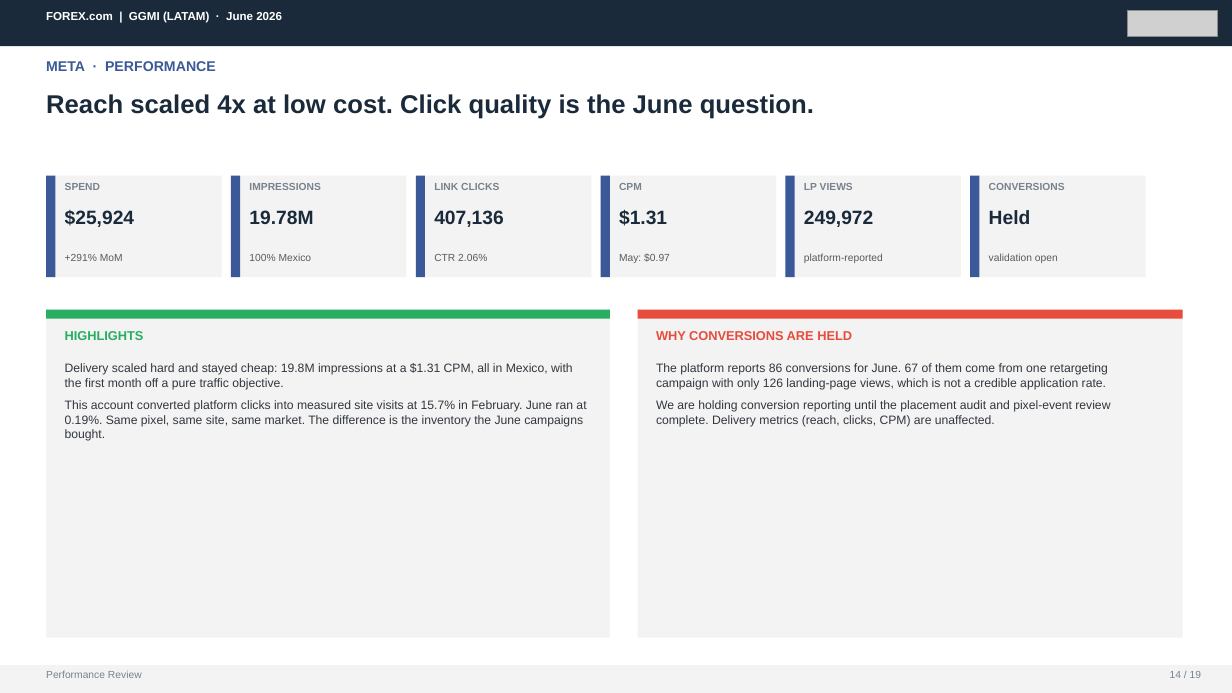
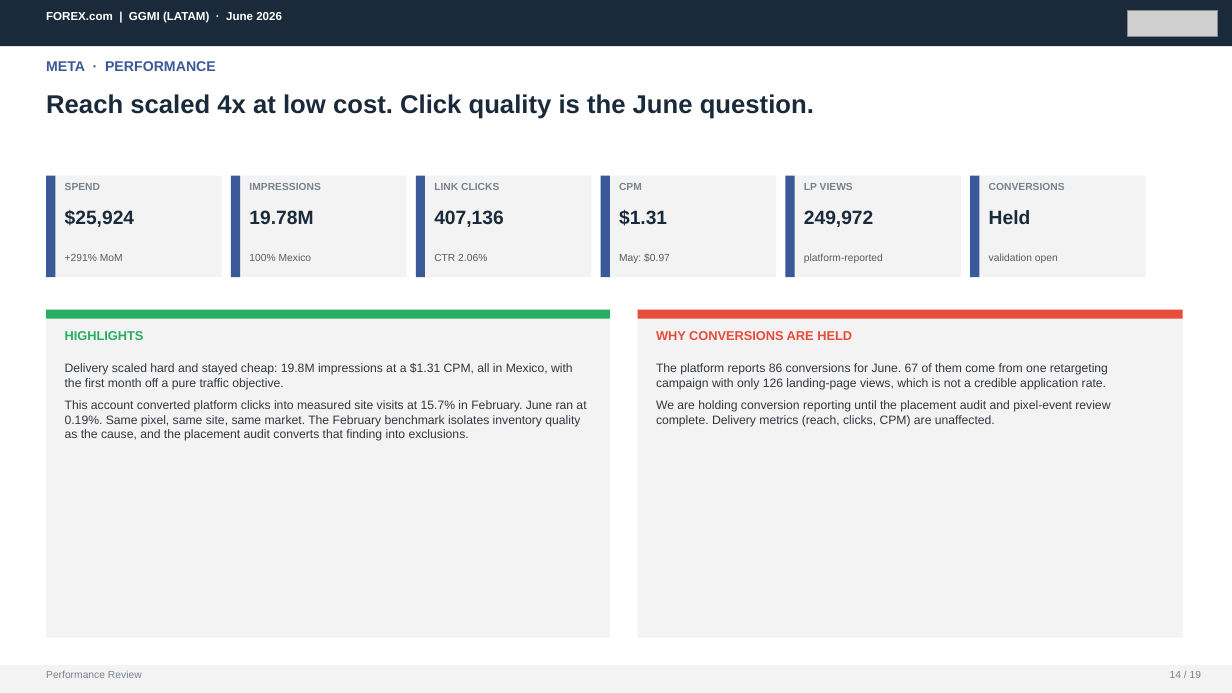
Before and after one commit to hablapro/brlvnt-reporting-hub, a slide deck: slide 14 of report-client-decks/06. GGMI_LATAM_June_2026_Performance_Review.pptx. Drawn at 1232x693 pixels with LibreOffice and Linux fonts; fonts in the diff are those of the drawing; grey boxes stand for pictures. Boxes give left, top, right and bottom in pixels: in the first picture for what was removed or moved away, otherwise in the second. Text is boxed around its words. In the diff, an @@ line names an element or a change of style, - is before the commit and + after.

```diff
--- a/report-client-decks/06. GGMI_LATAM_June_2026_Performance_Review.pptx
+++ b/report-client-decks/06. GGMI_LATAM_June_2026_Performance_Review.pptx
@@ text at [65, 400, 586, 441]: text changed @@
-This account converted platform clicks into measured site visits at 15.7% in February. June ran at 0.19%. Same pixel, same site, same market. The difference is the inventory the June campaigns bought.
+This account converted platform clicks into measured site visits at 15.7% in February. June ran at 0.19%. Same pixel, same site, same market. The February benchmark isolates inventory quality as the cause, and the placement audit converts that finding into exclusions.
```
Also in this commit, not shown: 5 other slides changed.
